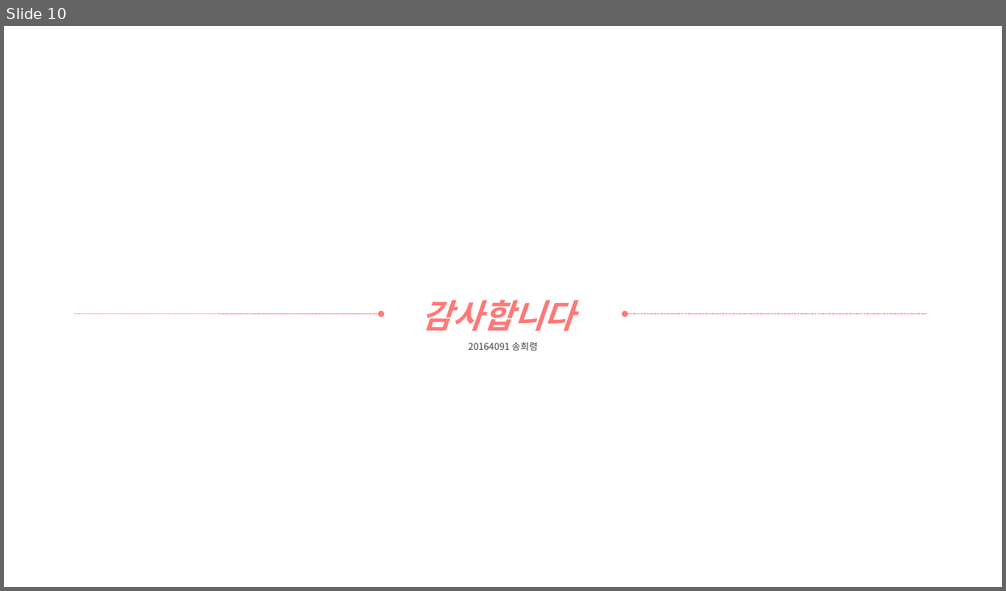
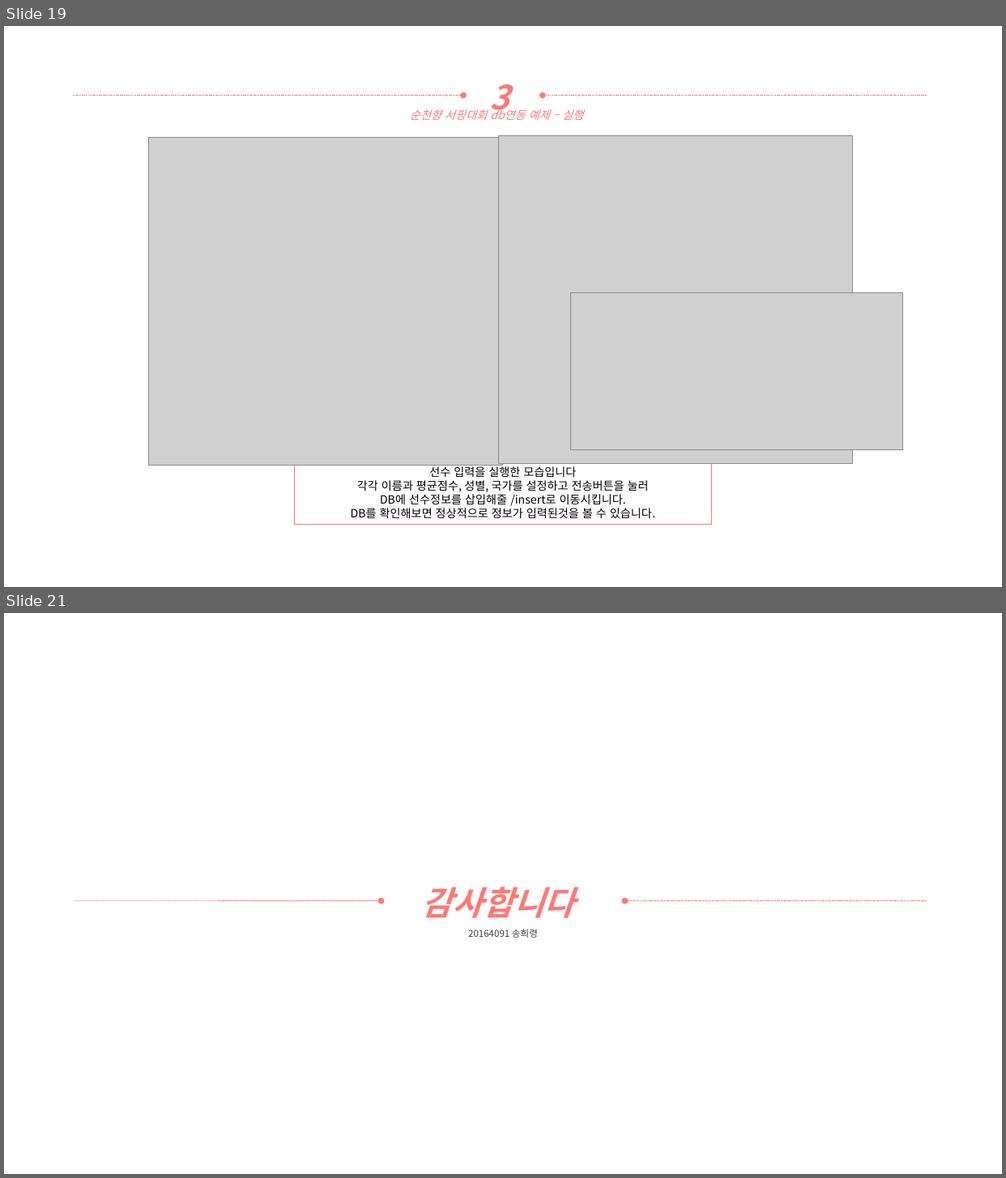
Before and after one commit to yooatom2200/Programing_Base_2, a slide deck: 6장/20164091-송희령-6주차 과제.pptx. Shown one above the other, each under a label of ours: slide 10 before the commit, slides 19 and 21 after it; the slides between them are not shown. The pictures are 1006x591 and 1006x1178 pixels, drawn with LibreOffice and Linux fonts; fonts in the diff are those of the drawing; grey boxes stand for pictures. Boxes give left, top, right and bottom in pixels: in the first picture for what was removed or moved away, otherwise in the second. Text is boxed around its words. In the diff, an @@ line names an element or a change of style, - is before the commit and + after.

```diff
--- a/6장/20164091-송희령-6주차 과제.pptx
+++ b/6장/20164091-송희령-6주차 과제.pptx
@@ slide 19 added at bbox=[4, 26, 1002, 587], background #FFFFFF @@
@@ arrow added from (73, 96) to (463, 96), #FF7876 0.5 pt dashed @@
@@ text added at bbox=[490, 84, 509, 118], 32 pt, text #FF7876, bold, italic @@
+3
@@ arrow added from (927, 96) to (543, 96), #FF7876 0.5 pt dashed @@
@@ text added at bbox=[410, 108, 583, 120], 11 pt, text #FF7876, italic @@
+순천향 서핑대회 db연동 예제 – 실행
@@ picture added at bbox=[149, 138, 503, 466] @@
@@ picture added at bbox=[499, 136, 853, 464] @@
@@ picture added at bbox=[571, 292, 903, 450] @@
@@ rectangle added at bbox=[295, 462, 712, 525], outline #FF7876 1 pt, 11 pt, text #000000 @@
+선수 입력을 실행한 모습입니다
+각각 이름과 평균점수, 성별, 국가를 설정하고 전송버튼을 눌러
+DB에 선수정보를 삽입해줄 /insert로 이동시킵니다.
+DB를 확인해보면 정상적으로 정보가 입력된것을 볼 수 있습니다.
@@ what was slide 10 is now slide 21 @@
```
Also in this commit, not shown: 10 other slides added, 7 other files.
